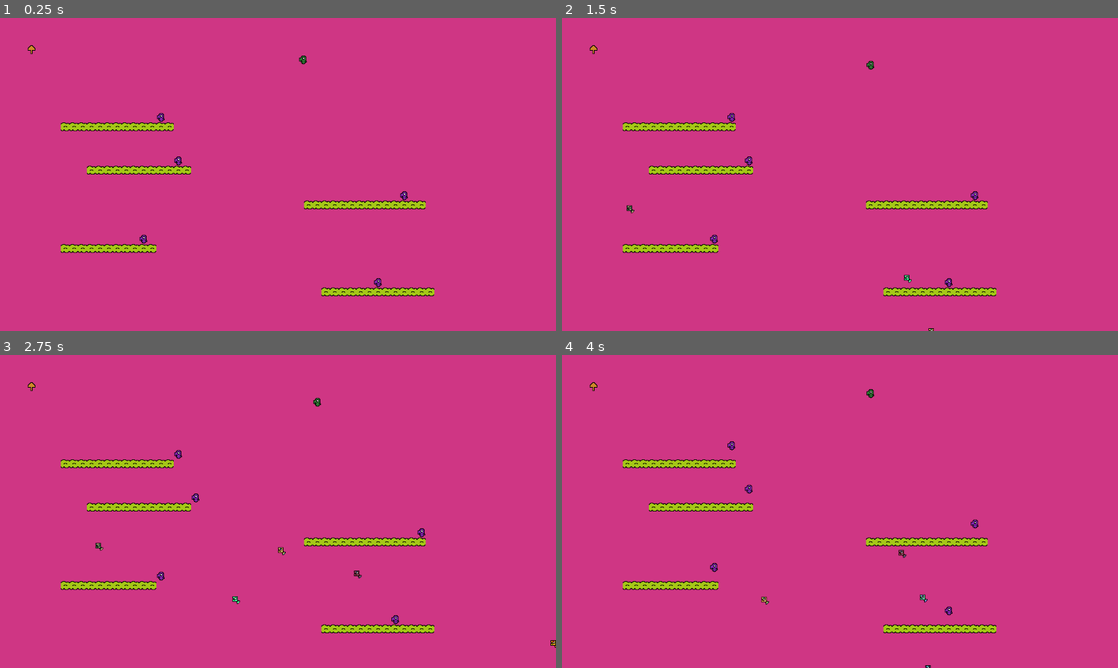
Above: before the commit, frames 1-4 (two rows, left to right).
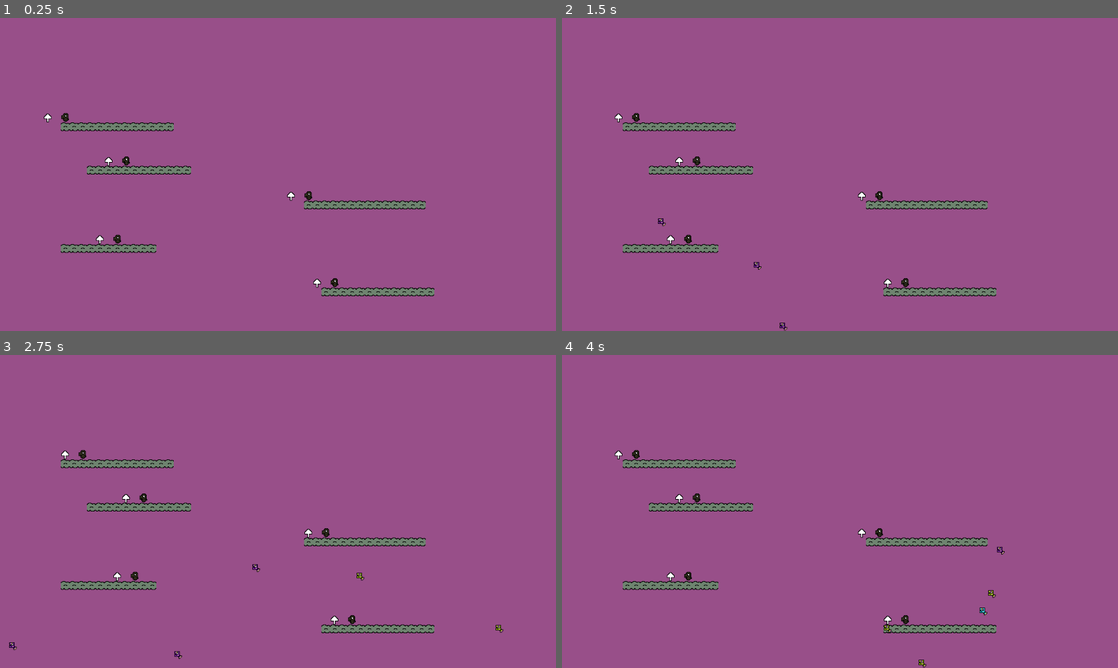
Above: after the commit, the same moments.

Repository: medmaster0/Fishing
Game: Godot game, scene res://Map.tscn
The game is run twice, just before and just after one commit, with the same random seed, the same clock (stepped at 60 frames per second) and the same inputs.
Inputs:
- Up to frame 1 (0.25 s): no input
- Up to frame 2 (1.5 s): tap Enter at 0.5 s; hold Right (ui_right) 0.53-1.28 s; tap L at 0.6 s; tap K at 0.8, 1.35 s; hold Down (ui_down) from 1.28 s (still down)
- Up to frame 3 (2.75 s): tap L at 1.55, 2.1 s; release Down (ui_down) at 2.03 s; hold Right (ui_right) from 2.03 s (still down); tap K at 2.3 s
- Up to frame 4 (4 s): release Right (ui_right) at 2.78 s; hold Up (ui_up) 2.78-3.53 s; tap K at 2.85, 3.8 s; tap L at 3.05, 3.6 s; hold Left (ui_left) from 3.53 s (still down)

The runs differ from the first frame. In frame 1, 100% of the frame differs, in the area x 0-100%, y 0-100%; in frame 2, 100%; in frame 3, 100%; in frame 4, 100%.

Commit message:
Arrow detection and fish hook add

Diff:
--- a/Arrow.gd
+++ b/Arrow.gd
@@ -1,20 +1,62 @@
 extends RigidBody2D
+
+onready var map = get_parent()
 
 # class member variables go here, for example:
 # var a = 2
 # var b = "textvar"
 
+#Movement variables
+var time = 0
+var x_pos
+var y_pos
+var x_pos_init = 0
+var y_pos_init = 0
+var velocity = Vector2(0,-100) #float upwards DEBUG: right
+
+#Esoteric Variables
+var direction_code = 0 #0-3, left, up , right, down
+
 func _ready():
+
 	# Called when the node is added to the scene for the first time.
 	# Initialization here
-	self.set_modulate(Color(randf(),randf(),randf()))
+	#self.set_modulate(Color(randf(),randf(),randf()))
+	$CollisionShape2D.disabled = false
+
+	#Direction code and rotation
+	direction_code = randi()%4
+	match direction_code:
+		0:
+			rotation = -PI/2
+		1:
+			pass
+		2:
+			rotation = PI/2
+			x_pos_init = x_pos_init + map.cell_size.x
+		3:
+			rotation = PI
+			x_pos_init = x_pos_init + map.cell_size.x
+
 	pass
 
-#func _process(delta):
-#	# Called every frame. Delta is time since last frame.
-#	# Update game logic here.
-#	pass
+func _process(delta):
+	# Called every frame. Delta is time since last frame.
 
+	time = time + delta
+
+	#Calculate position
+	x_pos = (velocity.x * time) + x_pos_init
+	y_pos = (velocity.y * time) + y_pos_init
+
+	#Set position
+	#Lock to GRID
+	#position = map.map_to_world(map.world_to_map(Vector2(x_pos,y_pos)))
+
+	#NOT Lock to GRID
+	position = Vector2(x_pos,y_pos)
+
+	update()
 
 func _on_Visibility_screen_exited():
 	queue_free()
--- a/Arrow.tscn
+++ b/Arrow.tscn
@@ -29,6 +29,7 @@
 angular_velocity = 0.0
 angular_damp = -1.0
 script = ExtResource( 1 )
+_sections_unfolded = [ "Collision", "Visibility" ]
 
 [node name="Sprite" type="Sprite" parent="." index="0"]
 
--- a/Fish.gd
+++ b/Fish.gd
@@ -2,12 +2,25 @@
 
 signal hit
 
+onready var map = get_parent()
 export (int) var min_speed # Minimum speed range.
 export (int) var max_speed # Maximum speed range.
 
 # class member variables go here, for example:
 # var a = 2
 # var b = "textvar"
+
+#Creating projectile motion
+var velocity = Vector2(0,0)
+var grav =300 #factor of gravity
+var time = 0 #total time since launch (in seconds)
+var x_pos
+var y_pos
+var x_pos_init #initial position
+var y_pos_init #initial position
+
+#Other variables
+var is_caught = false
 
 func _ready():
 	# Called when the node is added to the scene for the first time.
@@ -17,12 +30,40 @@
 	$Seco.set_modulate(Color(randf(),randf(),randf()))
 	$CollisionShape2D.disabled = false
 
-#func _process(delta):
-#	# Called every frame. Delta is time since last frame.
-#	# Update game logic here.
-#	pass
+	#Set initial parameters
+	#(Position gets set in calling function
+	#But direction and velocity set here
+	#FInd a random direction
+	var direction = rand_range(-PI/4, PI/4)
+	velocity = Vector2(0, -rand_range(min_speed, max_speed)).rotated(direction)
 
+
+
+
+func _process(delta):
+	# Called every frame. Delta is time since last frame.
+	# Update game logic here.
+
+	if is_caught == true:
+		return #and do nothing
+
+
+	#Calculate position of fish based on time
+	time = time + delta
+
+	x_pos = (velocity.x * time) + x_pos_init
+	y_pos = (0.5*grav*time*time) + (velocity.y * time) + y_pos_init
+
+	#Lock to GRID
+	position = map.map_to_world(map.world_to_map(Vector2(x_pos,y_pos)))
+
+	#position = Vector2(x_pos, y_pos)
+
+	update()
 
 func _on_Visibility_screen_exited():
 	queue_free()
 	#pass
+
+func _on_Fish_body_entered(body):
+	pass # replace with function body
--- a/Fish.tscn
+++ b/Fish.tscn
@@ -31,9 +31,9 @@
 angular_velocity = 0.0
 angular_damp = -1.0
 script = ExtResource( 1 )
-_sections_unfolded = [ "Collision", "Linear" ]
-min_speed = 275
-max_speed = 350
+_sections_unfolded = [ "Angular", "Applied Forces", "Collision", "Linear", "Transform" ]
+min_speed = 300
+max_speed = 400
 
 [node name="Tert" type="Sprite" parent="." index="0"]
 
@@ -64,4 +64,6 @@
 rect = Rect2( 0, 0, 16, 16 )
 _sections_unfolded = [ "Transform" ]
 
+[connection signal="body_entered" from="." to="." method="_on_Fish_body_entered"]
+
 [connection signal="screen_exited" from="Visibility" to="." method="_on_Visibility_screen_exited"]
--- a/Fisherman.gd
+++ b/Fisherman.gd
@@ -4,8 +4,45 @@
 # var a = 2
 # var b = "textvar"
 
+export (PackedScene) var Arrow
+export (PackedScene) var Fish
+
 onready var map = get_parent()
 var linePressed = false
+var fishCaught = false
+
+#Esoteric Variables
+var arrow_direction_code = 1 #0-3, left, up , right, down
+var line_length = 10 #How far down the line is (as hook/fish are reeled in)
+
+#Changes the direction of the arrow according to above code
+func change_arrow_direction(direction_code):
+	match direction_code:
+		0:
+			arrow_direction_code = 0
+			$ArrowSprite.rotation = -PI/2
+			#snap back to grid
+			$ArrowSprite.position.x = - (2*map.cell_size.x)
+			$ArrowSprite.position.y = - (1*map.cell_size.y)
+		1:
+			arrow_direction_code = 1
+			$ArrowSprite.rotation = 0
+			#snap back to grid
+			$ArrowSprite.position.x = 0
+			$ArrowSprite.position.y = 0
+		2:
+			arrow_direction_code = 2
+			$ArrowSprite.rotation = PI/2
+			#snap back to grid
+			$ArrowSprite.position.x = - (1*map.cell_size.x)
+			$ArrowSprite.position.y = (2*map.cell_size.y)
+		3:
+			arrow_direction_code = 3
+			$ArrowSprite.rotation = PI
+			#snap back to grid
+			$ArrowSprite.position.x = - (3*map.cell_size.x)
+			$ArrowSprite.position.y = (1*map.cell_size.y)
+
 
 # Step one cell in a direction
 func step( dir ):
@@ -13,17 +50,24 @@
 #	dir.x = clamp( dir.x, -1, 1 )
 #	dir.y = clamp( dir.y, -1, 1 )
 #
-
-	# Calculate new cprint(new_cell)
+	#Don't move if fish is caught
+	if fishCaught == true:
+		return
+
+	# Calculate new
 	var new_cell = get_map_pos()
 	new_cell = new_cell + dir
 
 	#Now actually move
+
+	#Check if adjacent tile is on top of a cloud...
+	if map.is_floor( Vector2(new_cell.x, new_cell.y + 1) ) == true:
+		return #move if not on top of cloud
 
 	# Check for valid cell to step to
 	if map.is_floor( new_cell ):
 		set_map_pos( new_cell )
-		print(new_cell)
+
 
 	# Announce when we bump something
 	else:
@@ -33,7 +77,6 @@
 	return map.world_to_map( global_position )
 
 func set_map_pos( cell ):
-	print("moved")
 	position =  map.map_to_world( cell )
 
 func _ready():
@@ -41,11 +84,13 @@
 	# Initialization here
 	randomize()
 	set_process_input( true )
-	$Sprite.set_modulate( Color(randf(),randf(),randf()) )
+	#$Sprite.set_modulate( Color(randf(),randf(),randf()) )
 	$Rod.visible = false
 	$Hook.visible = false
-	$Hook.set_modulate( Color(randf(), randf(), randf()) )
+	$Hook.set_modulate( Color(randf(),randf(),randf()) )
 	$HitBox/CollisionShape2D.disabled = true
+	$ArrowHitBox.position.x = (map.cell_size.x)
+	$ArrowHitBox/CollisionShape2D.disabled = false
 	pass
 
 func _process(delta):
@@ -55,7 +100,6 @@
 
 func _draw():
 	if linePressed == true:
-		print("drawing line")
 		#Figure out where to draw line
 		var start_cell = get_map_pos()
 		var line_pos = map.map_to_world(start_cell)
@@ -75,10 +119,10 @@
 	var new_cell = get_map_pos()
 
 	# Modify new_cell based on actions
-	if UP:
-		step( Vector2( 0, -1 ) )
-	if DOWN:
-		step( Vector2( 0, 1 ) )
+#	if UP:
+#		step( Vector2( 0, -1 ) )
+#	if DOWN:
+#		step( Vector2( 0, 1 ) )
 	if LEFT:
 		step( Vector2( -1, 0 ) )
 	if RIGHT:
@@ -89,17 +133,77 @@
 		linePressed = true
 		$Rod.visible = true
 		$Hook.visible = true
-		$HitBox/CollisionShape2D.disabled = false
+		if fishCaught == false:
+			$HitBox/CollisionShape2D.disabled = false
 		update()
 	if event is InputEventKey and event.scancode == KEY_K and !event.is_echo() :
+		if fishCaught == true:
+			return
 		linePressed = false
 		$Rod.visible = false
 		$Hook.visible = false
 		$HitBox/CollisionShape2D.disabled = true
 		update()
 
+	if event is InputEventKey and event.scancode == KEY_A and !event.is_echo() :
+		change_arrow_direction(0) #left
+	if event is InputEventKey and event.scancode == KEY_W and !event.is_echo() :
+		change_arrow_direction(1) #up
+	if event is InputEventKey and event.scancode == KEY_D and !event.is_echo() :
+		change_arrow_direction(2) #up
+	if event is InputEventKey and event.scancode == KEY_S and !event.is_echo() :
+		change_arrow_direction(3) #up
+
+
 
 func _on_HitBox_body_entered(body):
-	print("hit")
+	print("catch fish ")
+	#But pass arrows...
+	if body.get_filename() == Arrow.get_path():
+		return
+
 	#Stop the body...
-	body.linear_velocity = Vector2(0,0)
+	#body.is_caught = true
+	body.velocity = Vector2(0,0)
+	body.grav = 0
+
+	body.x_pos_init = $Sprite.global_position.x - map.cell_size.x
+	body.y_pos_init = $Sprite.global_position.y + (11*map.cell_size.y)
+
+	#reposition on top of hook
+	#print(body.global_position)
+	#body.position = map.map_to_world(map.world_to_map(get_child(4).global_position))
+	body.global_position = $Sprite.global_position
+	body.update()
+	#body.set_map_position(map.map_to_world(map.world_to_map(get_child(4).global_position)))
+
+	#Turn off colision
+	$HitBox/CollisionShape2D.disabled = true
+	#Let other functions know we caught fish
+	fishCaught = true
+
+
+#Detect if incoming arrow matches fisherman's arrow
+func _on_ArrowHitBox_body_entered(body):
+
+	#....But pass fishes
+	if body.get_filename() == Fish.get_path():
+		return
+
+	#Check if the arrow code matches the fisherman's direction code
+	if body.direction_code == arrow_direction_code:
+		body.queue_free()
+		#Also need to move the hook and stuff up
+
+
+
+
+#Detect if incoming arrow matches fisherman's arrow
+func _on_ArrowHitBox_body_exited(body):
+		#....But pass fishes
+	if body.get_filename() == Fish.get_path():
+		return
+
+	#Check if the arrow code matches the fisherman's direction code
+	if body.direction_code == arrow_direction_code:
+		body.queue_free()
--- a/Fisherman.tscn
+++ b/Fisherman.tscn
@@ -1,12 +1,20 @@
-[gd_scene load_steps=7 format=2]
+[gd_scene load_steps=11 format=2]
 
 [ext_resource path="res://Fisherman.gd" type="Script" id=1]
-[ext_resource path="res://sprites/creSeco.png" type="Texture" id=2]
-[ext_resource path="res://sprites/crePrim.png" type="Texture" id=3]
-[ext_resource path="res://sprites/rod.png" type="Texture" id=4]
-[ext_resource path="res://sprites/hook.png" type="Texture" id=5]
+[ext_resource path="res://Arrow.tscn" type="PackedScene" id=2]
+[ext_resource path="res://Fish.tscn" type="PackedScene" id=3]
+[ext_resource path="res://sprites/creSeco.png" type="Texture" id=4]
+[ext_resource path="res://sprites/crePrim.png" type="Texture" id=5]
+[ext_resource path="res://sprites/rod.png" type="Texture" id=6]
+[ext_resource path="res://sprites/hook.png" type="Texture" id=7]
+[ext_resource path="res://sprites/arrow.png" type="Texture" id=8]
 
 [sub_resource type="RectangleShape2D" id=1]
+
+custom_solver_bias = 0.0
+extents = Vector2( 10, 10 )
+
+[sub_resource type="RectangleShape2D" id=2]
 
 custom_solver_bias = 0.0
 extents = Vector2( 10, 10 )
@@ -15,18 +23,20 @@
 
 script = ExtResource( 1 )
 _sections_unfolded = [ "Collision", "Material", "Transform", "Visibility", "Z Index" ]
+Arrow = ExtResource( 2 )
+Fish = ExtResource( 3 )
 
 [node name="Sprite" type="Sprite" parent="." index="0"]
 
 position = Vector2( 0, -1 )
-texture = ExtResource( 2 )
+texture = ExtResource( 4 )
 centered = false
 _sections_unfolded = [ "Offset", "Transform" ]
 
 [node name="Sprite2" type="Sprite" parent="." index="1"]
 
 position = Vector2( 0, -1 )
-texture = ExtResource( 3 )
+texture = ExtResource( 5 )
 centered = false
 _sections_unfolded = [ "Offset" ]
 
@@ -49,16 +59,43 @@
 
 [node name="Rod" type="Sprite" parent="." index="3"]
 
-position = Vector2( -16, -1 )
-texture = ExtResource( 4 )
+position = Vector2( -16, 0 )
+texture = ExtResource( 6 )
 centered = false
-_sections_unfolded = [ "Offset", "Visibility" ]
+_sections_unfolded = [ "Offset", "Transform", "Visibility" ]
 
 [node name="Hook" type="Sprite" parent="." index="4"]
 
-texture = ExtResource( 5 )
+texture = ExtResource( 7 )
 centered = false
 offset = Vector2( -21, 7 )
 _sections_unfolded = [ "Offset" ]
 
+[node name="ArrowSprite" type="Sprite" parent="." index="5"]
+
+texture = ExtResource( 8 )
+centered = false
+offset = Vector2( -32, 0 )
+_sections_unfolded = [ "Offset", "Region", "Transform" ]
+
+[node name="ArrowHitBox" type="Area2D" parent="." index="6"]
+
+input_pickable = true
+gravity_vec = Vector2( 0, 1 )
+gravity = 98.0
+linear_damp = 0.1
+angular_damp = 1.0
+audio_bus_override = false
+audio_bus_name = "Master"
+
+[node name="CollisionShape2D" type="CollisionShape2D" parent="ArrowHitBox" index="0"]
+
+position = Vector2( -24, 8 )
+shape = SubResource( 2 )
+_sections_unfolded = [ "Transform" ]
+
 [connection signal="body_entered" from="HitBox" to="." method="_on_HitBox_body_entered"]
+
+[connection signal="body_entered" from="ArrowHitBox" to="." method="_on_ArrowHitBox_body_entered"]
+
+[connection signal="body_exited" from="ArrowHitBox" to="." method="_on_ArrowHitBox_body_exited"]
--- a/Map.gd
+++ b/Map.gd
@@ -3,6 +3,14 @@
 export (PackedScene) var Arrow
 export (PackedScene) var Fish
 export (PackedScene) var Fisherman
+
+#Other variables
+var fish_colors
+var fish_colors2
+
+var rand_col4
+
+var map_clouds
 
 # Return TRUE if cell is a floor on the map
 func is_floor( cell ):
@@ -13,6 +21,14 @@
 	# Initialization here
 	randomize()
 
+	#Gen fish colors
+	fish_colors = [Color(randf(),randf(),randf()),
+					Color(randf(),randf(),randf()),
+					Color(randf(),randf(),randf())]
+	fish_colors2 = [Color(randf(),randf(),randf()),
+					Color(randf(),randf(),randf()),
+					Color(randf(),randf(),randf())]
+
 	#var screen_size = Vector2(Globals.get("display/width"),Globals.get("display/height"))
 	#print(OS.get_real_window_size())
 	#Test function gen
@@ -22,11 +38,13 @@
 	#var RogueGen = preload("RogueGen.gd")
 	#print("ok")
 	var map_size = world_to_map(get_viewport().size)
-	var map_clouds = RogueGen.GenerateClouds(map_size) #receive coords/info about clouds
+	map_clouds = RogueGen.GenerateClouds(map_size) #receive coords/info about clouds
 
 	#Choose a unique color
 	var rand_col = Color(randf(), randf(), randf())
-	var rand_col2 = Color(randf(), randf(), randf());
+	var rand_col2 = Color(randf(), randf(), randf())
+	var rand_col3 = Color(randf(), randf(), randf())
+	rand_col4 = Color(randf(), randf(), randf())
 	#TileMap.tile_set.set_modulate(0,rand_col)
 	self_modulate = rand_col
 
@@ -45,6 +63,10 @@
 		temp_fisherman.position = temp_position
 
 		temp_fisherman.get_child(0).set_modulate(rand_col2)
+		temp_fisherman.get_child(4).set_modulate(rand_col3)
+
+		#AAlso, create a flag in each cloud on whether a fish is caught there
+		cloud["fisherman"] = temp_fisherman
 
 	#Iterate through map data
 #	for x in range(map_data.size()):
@@ -69,6 +91,7 @@
 
 	#Start timers
 	$SpawnTimer.start()
+	$ArrowTimer.start()
 
 
 func _process(delta):
@@ -83,7 +106,44 @@
 	add_child(fish)
 	$SpawnPath/SpawnLocation.set_offset(randi())
 	fish.position = $SpawnPath/SpawnLocation.position
-		#Find a random direction
-	var direction = rand_range(-PI/4, PI/4)
-	#fish.rotation = direction
-	fish.set_linear_velocity( Vector2(0, -rand_range(fish.min_speed, fish.max_speed)  ).rotated(direction) )
+	fish.gravity_scale = 0
+	fish.x_pos_init = fish.position.x
+	fish.y_pos_init = fish.position.y
+
+	var type_index = randi()%fish_colors.size()
+
+	fish.get_child(1).set_modulate( fish_colors2[type_index] )
+	fish.get_child(2).set_modulate( fish_colors[type_index] )
+
+
+
+func _on_ArrowTimer_timeout():
+
+	#Cycle through clouds and determine if need to spawn an arrow there
+	for cloud in map_clouds:
+		if cloud["fisherman"].fishCaught == true:
+				#Create an arrow instance and add to scene
+				var arrow = Arrow.instance()
+				arrow.get_child(0).set_modulate(rand_col4)
+				arrow.x_pos_init = 100
+				arrow.y_pos_init = 300
+
+
+				#$Sprite.global_position.x
+
+				arrow.x_pos_init = cloud["fisherman"].get_child(0).global_position.x - (1*cell_size.x)
+				arrow.y_pos_init = cloud["fisherman"].get_child(0).global_position.y + (10*cell_size.y)
+
+				arrow.position = Vector2(arrow.x_pos_init, arrow.y_pos_init)
+				add_child(arrow)
+
+#	#Create an arrow instance and add to scene
+#	var arrow = Arrow.instance()
+#	print(rand_col4)
+#	arrow.get_child(0).set_modulate(rand_col4)
+#	arrow.x_pos_init = 100
+#	arrow.y_pos_init = 100
+#	arrow.position = Vector2(arrow.x_pos_init, arrow.y_pos_init)
+#	add_child(arrow)
+
+	pass # replace with function body
--- a/Map.tscn
+++ b/Map.tscn
@@ -14,7 +14,7 @@
 "points": PoolVector2Array( 0, 0, 0, 0, 10, 570, 0, 0, 0, 0, 1020, 570 )
 }
 
-[node name="Map" type="TileMap" index="0"]
+[node name="Map" type="TileMap"]
 
 mode = 0
 tile_set = ExtResource( 1 )
@@ -39,19 +39,16 @@
 Fish = ExtResource( 4 )
 Fisherman = ExtResource( 5 )
 
-[node name="Fisherman" parent="." index="0" instance=ExtResource( 5 )]
-
-position = Vector2( 550, 70 )
-
-[node name="SpawnTimer" type="Timer" parent="." index="1"]
+[node name="SpawnTimer" type="Timer" parent="." index="0"]
 
 process_mode = 1
 wait_time = 0.5
 one_shot = false
 autostart = false
 
-[node name="SpawnPath" type="Path2D" parent="." index="2"]
+[node name="SpawnPath" type="Path2D" parent="." index="1"]
 
+editor/display_folded = true
 self_modulate = Color( 0.5, 0.6, 1, 0.7 )
 curve = SubResource( 1 )
 
@@ -66,8 +63,9 @@
 loop = true
 lookahead = 4.0
 
-[node name="CanvasLayer" type="CanvasLayer" parent="." index="3"]
+[node name="CanvasLayer" type="CanvasLayer" parent="." index="2"]
 
+editor/display_folded = true
 layer = -1
 offset = Vector2( 0, 0 )
 rotation = 0.0
@@ -80,4 +78,13 @@
 centered = false
 _sections_unfolded = [ "Animation", "Offset", "Region", "Transform", "Z Index" ]
 
+[node name="ArrowTimer" type="Timer" parent="." index="3"]
+
+process_mode = 1
+wait_time = 0.5
+one_shot = false
+autostart = false
+
 [connection signal="timeout" from="SpawnTimer" to="." method="_on_SpawnTimer_timeout"]
+
+[connection signal="timeout" from="ArrowTimer" to="." method="_on_ArrowTimer_timeout"]
